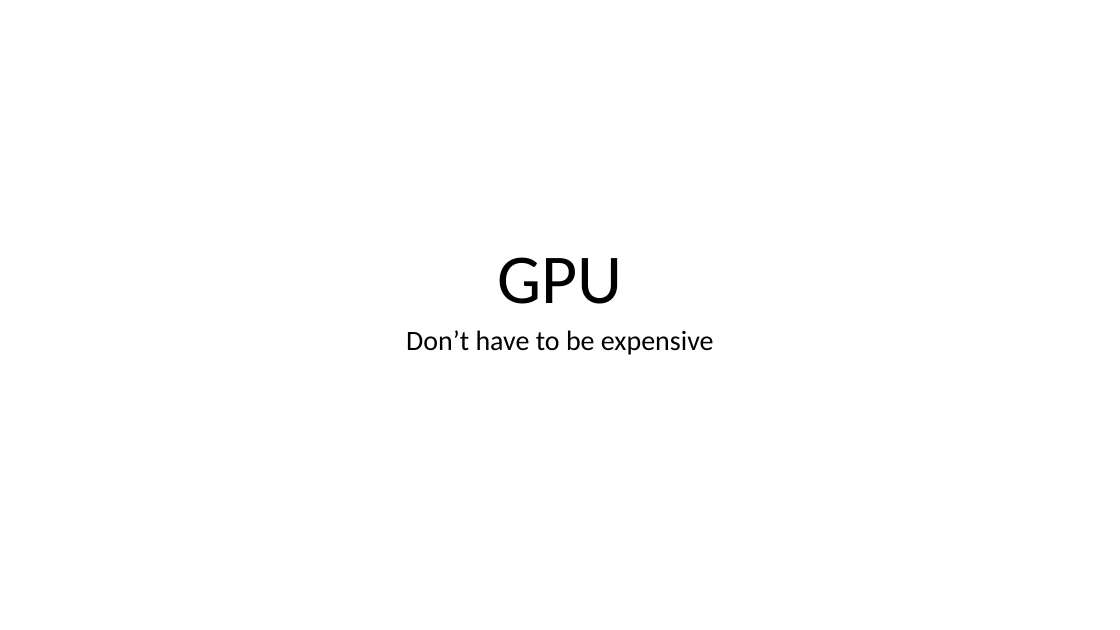
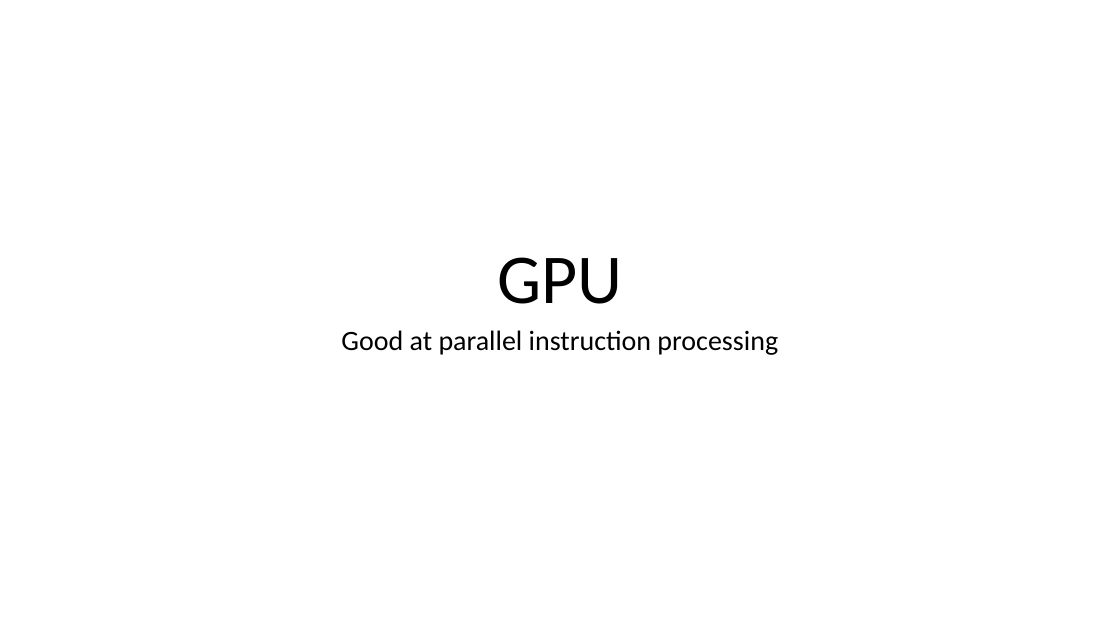
Before and after one commit to davxdan/MachineLearning, a slide deck: slide 9 of GPU Project/Project.pptx. Drawn at 1120x630 pixels with LibreOffice and Linux fonts; fonts in the diff are those of the drawing. Boxes give left, top, right and bottom in pixels: in the first picture for what was removed or moved away, otherwise in the second. Text is boxed around its words. In the diff, an @@ line names an element or a change of style, - is before the commit and + after.

```diff
--- a/GPU Project/Project.pptx
+++ b/GPU Project/Project.pptx
@@ subtitle at [341, 330, 778, 355]: text changed @@
-Don’t have to be expensive
+Good at parallel instruction processing
```
Also in this commit, not shown: 6 other slides changed, 9 slides added, 4 slides removed, 1 other file.
